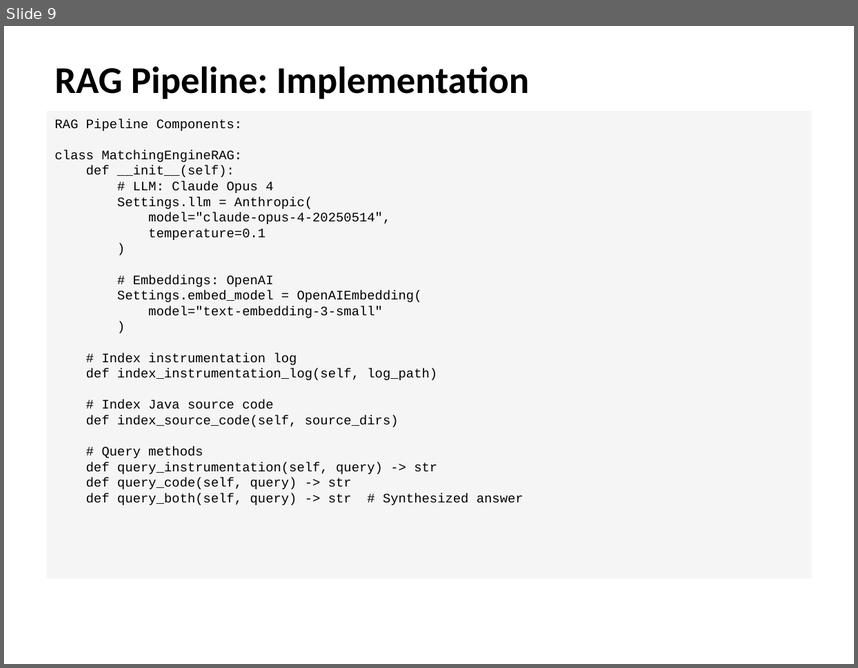
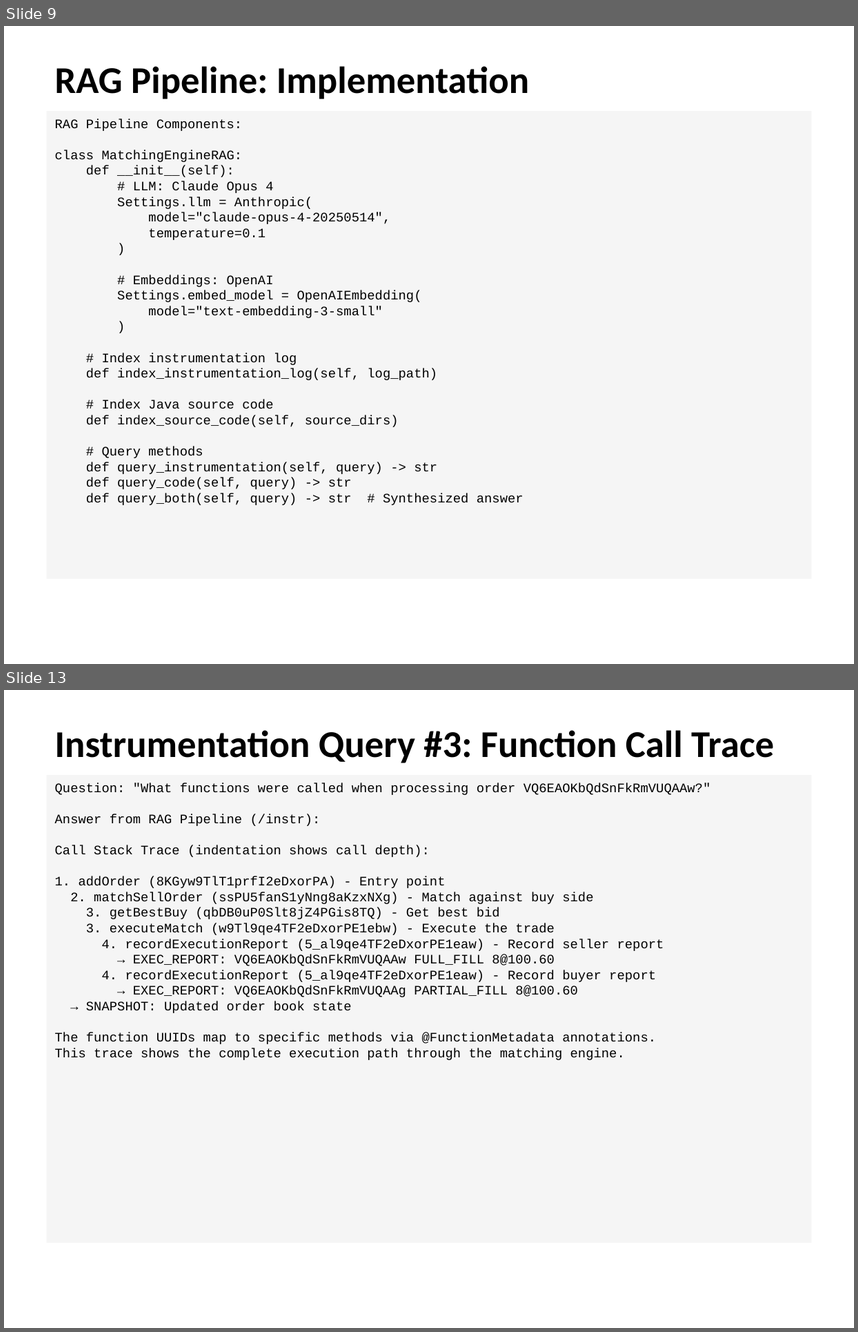
Before and after one commit to spopa01/matching-engine, a slide deck: MatchingEngine_Presentation.pptx. Shown one above the other, each under a label of ours: slide 9 before the commit, slides 9 and 13 after it; the slides between them are not shown. The pictures are 858x668 and 858x1332 pixels, drawn with LibreOffice and Linux fonts; fonts in the diff are those of the drawing. Boxes give left, top, right and bottom in pixels: in the first picture for what was removed or moved away, otherwise in the second. Text is boxed around its words. In the diff, an @@ line names an element or a change of style, - is before the commit and + after.

```diff
--- a/MatchingEngine_Presentation.pptx
+++ b/MatchingEngine_Presentation.pptx
@@ slide 13 added at <box>4,690,854,1328</box>, background #FFFFFF @@
@@ text added at <box>55,730,774,763</box>, 32 pt, text #000000, bold @@
+Instrumentation Query #3: Function Call Trace
@@ rectangle added at <box>47,775,811,1243</box>, fill #F5F5F5, 11 pt, text #000000 @@
+Question: "What functions were called when processing order VQ6EAOKbQdSnFkRmVUQAAw?"
+Answer from RAG Pipeline (/instr):
+Call Stack Trace (indentation shows call depth):
+1. addOrder (8KGyw9TlT1prfI2eDxorPA) - Entry point
+2. matchSellOrder (ssPU5fanS1yNng8aKzxNXg) - Match against buy side
+3. getBestBuy (qbDB0uP0Slt8jZ4PGis8TQ) - Get best bid
+3. executeMatch (w9Tl9qe4TF2eDxorPE1ebw) - Execute the trade
+4. recordExecutionReport (5_al9qe4TF2eDxorPE1eaw) - Record seller report
+→ EXEC_REPORT: VQ6EAOKbQdSnFkRmVUQAAw FULL_FILL 8@100.60
+4. recordExecutionReport (5_al9qe4TF2eDxorPE1eaw) - Record buyer report
+→ EXEC_REPORT: VQ6EAOKbQdSnFkRmVUQAAg PARTIAL_FILL 8@100.60
+→ SNAPSHOT: Updated order book state
+The function UUIDs map to specific methods via @FunctionMetadata annotations.
+This trace shows the complete execution path through the matching engine.
```
Also in this commit, not shown: 10 slides changed, 9 other slides added, 2 slides removed, 1 other file.
